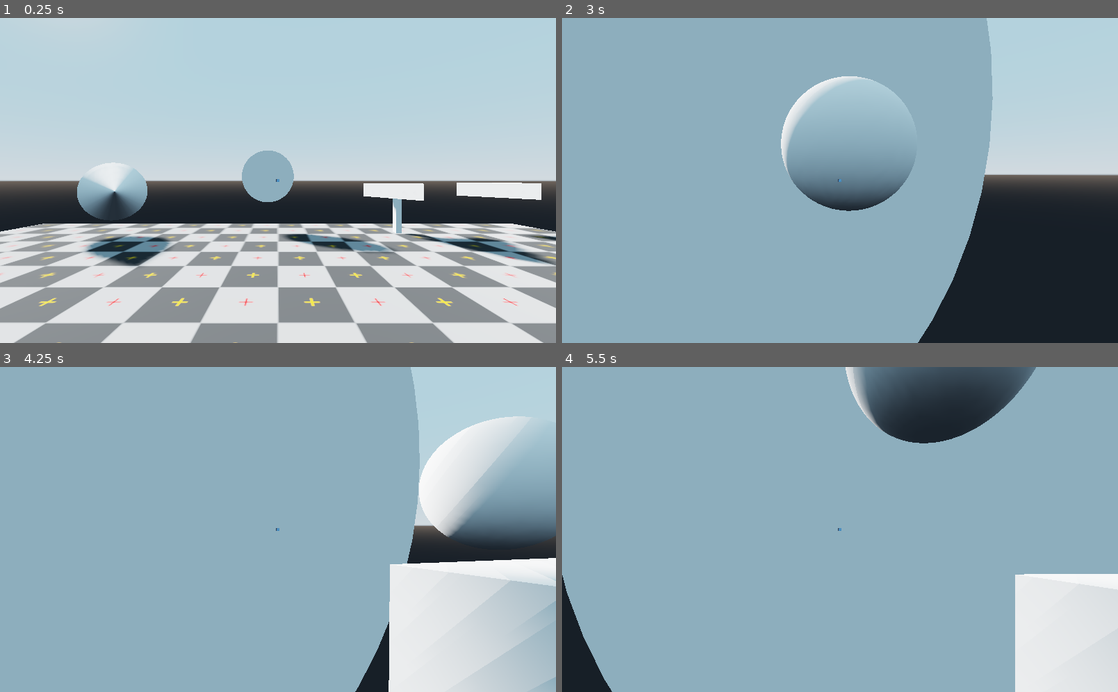
Above: before the commit, frames 1-4 (two rows, left to right).
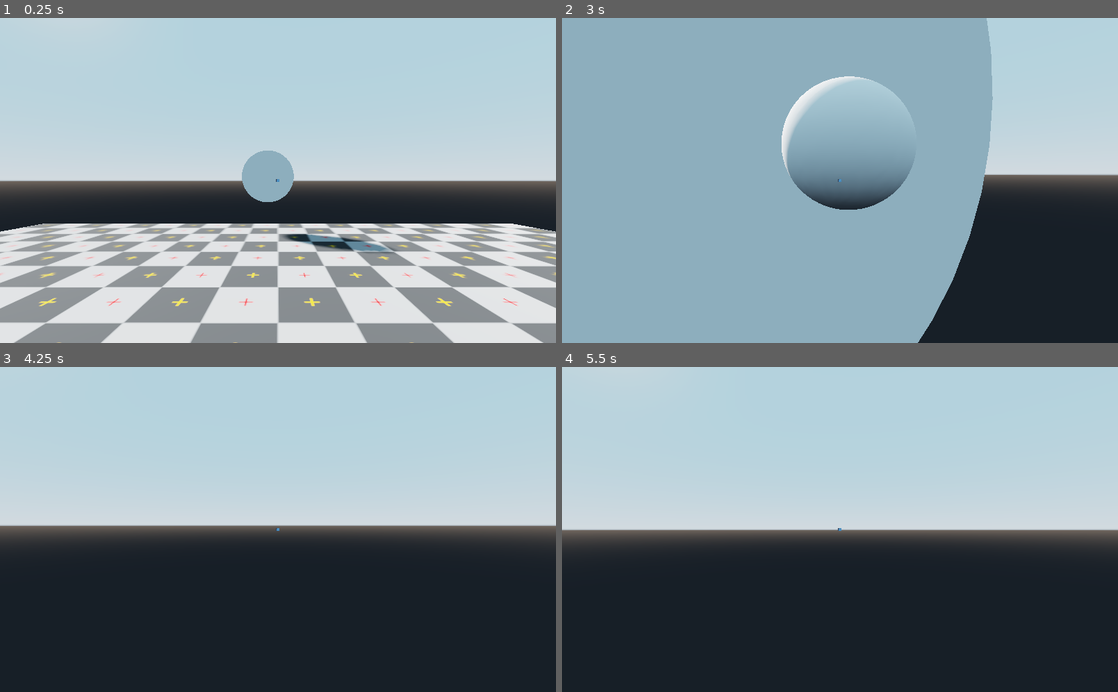
Above: after the commit, the same moments.

Repository: Linko-3D/Godot-Templates-Collection
Game: Godot game, scene res://Sandbox.tscn
The game is run twice, just before and just after one commit, with the same random seed, the same clock (stepped at 60 frames per second) and the same inputs. The engine's default icon, where the game draws it, is replaced by a stand-in: a white triangle on a blue panel in a dark square.
Inputs (mouse positions are in pixels of both pictures, inside the frame that each line leads up to):
- Up to frame 1 (0.25 s): no input
- Up to frame 2 (3 s): tap Enter (ui_accept) at 0.5, 0.77, 1.52 s; move the mouse to (867, 180) at 0.52 s; hold Up (ui_up) from 0.53 s (still down); click (867, 180) at 0.67 s; move the mouse to (812, 180) at 1.27 s; move the mouse to (851, 174) at 2.02 s; move the mouse to (834, 187) at 2.77 s; click (834, 187) at 2.92 s
- Up to frame 3 (4.25 s): keep holding Up (ui_up); tap Enter (ui_accept) at 3.02, 3.77 s; move the mouse to (316, 532) at 3.52 s
- Up to frame 4 (5.5 s): keep holding Up (ui_up); move the mouse to (795, 526) at 4.27 s; tap Enter (ui_accept) at 4.52 s; move the mouse to (845, 529) at 5.02 s; click (845, 529) at 5.17 s

The runs differ from the first frame. In frame 1, 4.6% of the frame differs, in the area x 13-100%, y 44-77%; in frame 2, 0.1%; in frame 3, 91%; in frame 4, 98%, in the area x 0-100%, y 0-100%.

Commit message:
fix

Diff:
--- a/Sandbox.tscn
+++ b/Sandbox.tscn
@@ -1,15 +1,10 @@
-[gd_scene load_steps=16 format=2]
+[gd_scene load_steps=11 format=2]
 
-[ext_resource path="res://checker.png" type="Texture" id=1]
-[ext_resource path="res://Templates/3D/FirstPersonCharacter/FirstPersonCharacter.tscn" type="PackedScene" id=2]
+[ext_resource path="res://Templates/3D/FirstPersonCharacter/FirstPersonCharacter.tscn" type="PackedScene" id=1]
+[ext_resource path="res://checker.png" type="Texture" id=2]
 [ext_resource path="res://Templates/3D/FirstPersonCharacter/Camera/Projectile/Projectile.tscn" type="PackedScene" id=3]
-[ext_resource path="res://Templates/3D/AI/CanSee/CanSee.tscn" type="PackedScene" id=4]
-[ext_resource path="res://Templates/3D/AI/LookAt/LookAt.tscn" type="PackedScene" id=5]
-[ext_resource path="res://Templates/3D/AI/MoveTo/MoveTo.tscn" type="PackedScene" id=6]
-[ext_resource path="res://Templates/3D/AI/MoveToAdv/MoveToAdv.tscn" type="PackedScene" id=7]
-[ext_resource path="res://Templates/3D/AI/RayScan/RayScan.tscn" type="PackedScene" id=8]
-[ext_resource path="res://Templates/3D/Interactive/Area/Area.tscn" type="PackedScene" id=9]
-[ext_resource path="res://Templates/3D/Interactive/Target/Target.tscn" type="PackedScene" id=10]
+[ext_resource path="res://Templates/3D/Interactive/Area/Area.tscn" type="PackedScene" id=4]
+[ext_resource path="res://Templates/3D/Interactive/Target/Target.tscn" type="PackedScene" id=5]
 
 [sub_resource type="ConvexPolygonShape" id=1]
 points = PoolVector3Array( -0.5, 1, 0.5, 0.5, 1, -0.5, 0.5, 1, 0.5, -0.5, 1, -0.5, -0.5, -1, 0.5, 0.5, -1, -0.5, 0.5, - …(256 unchanged characters)…
@@ -24,12 +19,16 @@
 size = Vector2( 20, 20 )
 
 [sub_resource type="SpatialMaterial" id=5]
-albedo_texture = ExtResource( 1 )
+albedo_texture = ExtResource( 2 )
 uv1_scale = Vector3( 10, 10, 10 )
 
 [node name="Level" type="Spatial"]
 
+[node name="FirstPersonCharacter" parent="." instance=ExtResource( 1 )]
+transform = Transform( 1, 0, 0, 0, 1, 0, 0, 0, 1, 0, 1.73088, 0 )
+
 [node name="Meshes" type="Spatial" parent="."]
+editor/display_folded = true
 
 [node name="Wall" type="StaticBody" parent="Meshes"]
 transform = Transform( 1, 0, 0, 0, 1, 0, 0, 0, 1, -1.77213, 1, 1.21021 )
@@ -52,10 +51,6 @@
 mesh = SubResource( 4 )
 material/0 = SubResource( 5 )
 
-[node name="FirstPersonCharacter" parent="." instance=ExtResource( 2 )]
-transform = Transform( 1, 0, 0, 0, 1, 0, 0, 0, 1, 0, 1.8, 0 )
-collision_mask = 5
-
 [node name="Sun" type="DirectionalLight" parent="."]
 transform = Transform( -0.707107, 0.40558, -0.579228, 0, 0.819152, 0.573577, 0.707107, 0.40558, -0.579228, 0, 10, 0 )
 light_energy = 5.0
@@ -65,29 +60,11 @@
 [node name="Projectile" parent="." instance=ExtResource( 3 )]
 transform = Transform( 1, 0, 0, 0, 1, 0, 0, 0, 1, 2.54573, 0.43867, -1.34127 )
 
-[node name="AI" type="Spatial" parent="."]
-editor/display_folded = true
-
-[node name="CanSee" parent="AI" instance=ExtResource( 4 )]
-transform = Transform( 1, 0, 0, 0, 1, 0, 0, 0, 1, 3.56665, 1.50978, 5.41308 )
-
-[node name="LookAt" parent="AI" instance=ExtResource( 5 )]
-transform = Transform( 1, 0, 0, 0, 1, 0, 0, 0, 1, -5.098, 1.5, -7.25 )
-
-[node name="MoveTo" parent="AI" instance=ExtResource( 6 )]
-transform = Transform( 1, 0, 0, 0, 1, 0, 0, 0, 1, 8.103, 1.5, -8.171 )
-
-[node name="MoveToAdv" parent="AI" instance=ExtResource( 7 )]
-transform = Transform( 1, 0, 0, 0, 1, 0, 0, 0, 1, 4.33687, 1.5, -7.93298 )
-
-[node name="RayScan" parent="AI" instance=ExtResource( 8 )]
-transform = Transform( 1, 0, 0, 0, 1, 0, 0, 0, 1, -8.22005, 1.28772, 7.83713 )
-
 [node name="Interactive" type="Spatial" parent="."]
 editor/display_folded = true
 
-[node name="Area" parent="Interactive" instance=ExtResource( 9 )]
+[node name="Area" parent="Interactive" instance=ExtResource( 4 )]
 transform = Transform( 1, 0, 0, 0, 1, 0, 0, 0, 1, 0, 0, -5.04 )
 
-[node name="Target" parent="Interactive" instance=ExtResource( 10 )]
+[node name="Target" parent="Interactive" instance=ExtResource( 5 )]
 transform = Transform( 1, 0, 0, 0, 1, 0, 0, 0, 1, -0.3919, 2, -9 )
--- a/Templates/3D/FirstPersonCharacter/FirstPersonCharacter.tscn
+++ b/Templates/3D/FirstPersonCharacter/FirstPersonCharacter.tscn
@@ -2,7 +2,7 @@
 
 [ext_resource path="res://Templates/3D/FirstPersonCharacter/FirstPersonCharacter.gd" type="Script" id=1]
 [ext_resource path="res://Templates/3D/FirstPersonCharacter/Camera/HUD/HUD.tscn" type="PackedScene" id=2]
-[ext_resource path="res://Templates/3D/FirstPersonCharacter/Camera/RayCast/RayCast.tscn" type="PackedScene" id=3]
+[ext_resource path="res://Templates/3D/FirstPersonCharacter/Camera/Raycast/RayCast.tscn" type="PackedScene" id=3]
 [ext_resource path="res://Templates/3D/FirstPersonCharacter/Camera/RayCastAdv/RayCastAdv.tscn" type="PackedScene" id=4]
 
 [sub_resource type="CapsuleShape" id=1]
Not shown, added: export_presets.cfg
